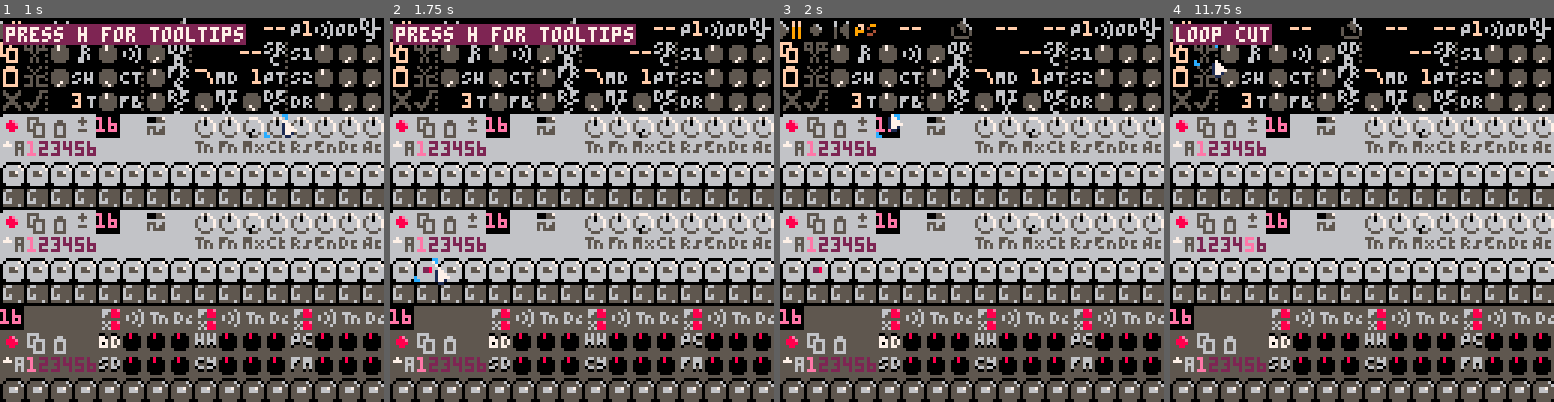
Above: before the commit, frames 1-4 (left to right).
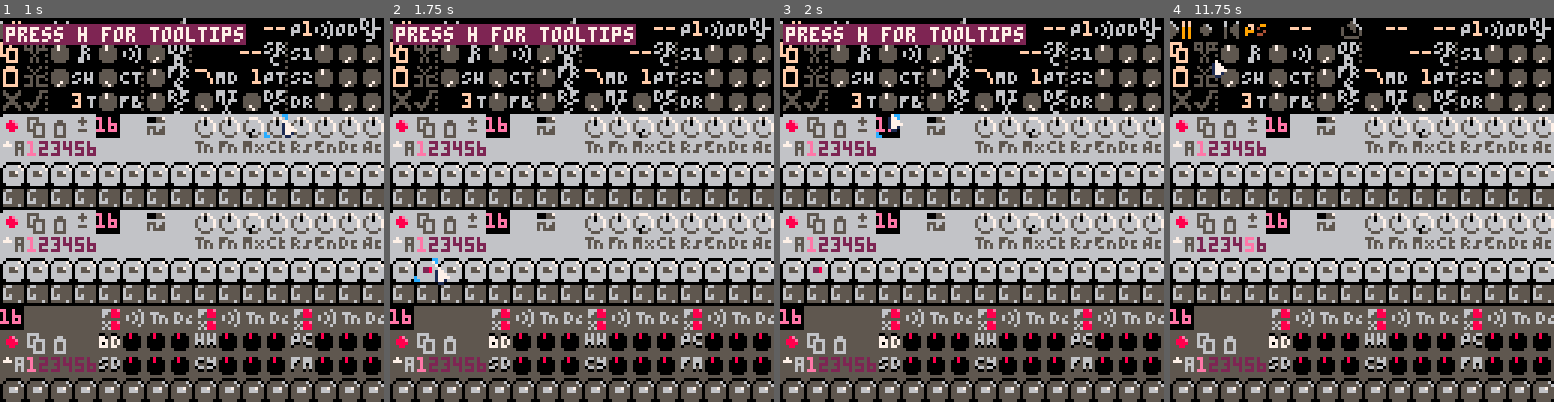
Above: after the commit, the same moments.

Repository: luchak/rp8
Game: PICO-8 cartridge rp8.p8
The game is run twice, just before and just after one commit, with the same random seed, the same clock (stepped at 60 frames per second) and the same inputs.
Inputs (mouse positions are in pixels of both pictures, inside the frame that each line leads up to):
- Up to frame 1 (1 s): click (280, 121) at 0.67 s
- Up to frame 2 (1.75 s): click (436, 267) at 1.22 s
- Up to frame 3 (2 s): click (887, 114) at 1.77 s
- Up to frame 4 (11.75 s): hold Up 2.15-2.42 s; click (1342, 259) at 2.32 s; click (1404, 106) at 2.87 s; click (1465, 256) at 3.42 s; hold Down 3.63-3.97 s; click (1231, 102) at 3.97 s; click (1292, 248) at 4.52 s; hold Up 4.73-5.03 s; click (1354, 94) at 5.07 s; click (1419, 244) at 5.62 s; hold Down 5.73-6.03 s; click (1481, 90) at 6.17 s; click (1246, 236) at 6.72 s; hold Up 7.18-7.45 s; click (1308, 83) at 7.27 s; click (1369, 229) at 7.82 s; click (1434, 79) at 8.37 s; hold Down 8.67-9 s; click (1496, 225) at 8.92 s; click (1258, 71) at 9.47 s; hold Up 9.77-10.07 s; click (1323, 217) at 10.02 s; click (1385, 64) at 10.57 s; hold Down 10.77-11.07 s; click (1450, 213) at 11.12 s; click (1212, 60) at 11.67 s

Frames 1-2 are identical in both runs. In frame 3, 3.5% of the frame differs, in the area x 0-65%, y 1-8%; in frame 4, 1.4%.

Commit message:
UI bugfixing

Diff:
--- a/rp8.p8
+++ b/rp8.p8
@@ -32,7 +32,7 @@
 (set show_help true)
 (set toggle_help (fn ()
  (set show_help (not $show_help))
- (set_toast (trn $show_help "tooltips on" "press h for tooltips") 90)
+ (set_toast (trn $show_help "tooltips on" "press h for tooltips") 120)
  (menuitem 4 (trn $show_help "hide tooltips" "show tooltips") $toggle_help)
 ))
 (set audio_rec false)
--- a/state.lua
+++ b/state.lua
@@ -127,6 +127,7 @@
  end
 
  function s:toggle_song_mode()
+  if (self.song_mode) self.tl:clear_overrides()
   self.song_mode=not self.song_mode
   self:stop_playing()
   load_bar()
@@ -212,10 +213,10 @@
   self:stop_playing()
   local n=#copy_buf_seq
   if self.song_mode then
-   set_toast("pasted into loop")
+   set_toast("loop pasted into")
    self.tl:paste_seq(copy_buf_seq)
   else
-   set_toast("pasted into pattern")
+   set_toast("pattern pasted into")
    self.pat_patch=dec_bytes(copy_buf_seq[1].t0)
   end
   load_bar()
--- a/ui.lua
+++ b/ui.lua
@@ -84,7 +84,7 @@
 
   -- draw changed widgets
   for id,w in pairs(self.visible) do
-   local ns=w.get_sprite(state)
+   local ns=w:get_sprite(state)
    if ns!=self.sprites[id] or w==self.focus or w==self.old_focus then
     self.sprites[id]=ns
     local w,sp=self.widgets[id],self.sprites[id]
@@ -122,7 +122,7 @@
   end
 
   -- store rows behind mouse and draw mouse
-  local tt_my=mid(0,my,122)
+  local tt_my=mid(0,my,121)
   local next_off=tt_my<<6
   memcpy(0x9000+next_off,0x6000+next_off,448)
   local hover=self.hover
@@ -153,6 +153,7 @@
 
   local focus=self.focus
   local new_focus=self.focus
+  new_focus=trn(new_focus and new_focus.active,new_focus,nil)
 
   if click>0 then
    if focus and click==self.last_click then
@@ -190,7 +191,7 @@
  local offset=sp0-nt0
  return {
   x=x,y=y,drag_amt=0.05,tt='note (drag)',
-  get_sprite=function(state)
+  get_sprite=function(self,state)
    return offset+state:get_ui_pat(syn)[key][step]
   end,
   input=function(self,state,b)
@@ -204,7 +205,7 @@
  local n=#sprites
  return {
   x=x,y=y,tt=tt,drag_amt=0.01,
-  get_sprite=function(state)
+  get_sprite=function(self,state)
    local val=get(state)
    return sprites[val>0 and val or #sprites]
   end,
@@ -225,7 +226,7 @@
  local n=#sprites-1
  return {
   x=x,y=y,tt='step edit',click_act=true,
-  get_sprite=function(state)
+  get_sprite=function(self,state)
    if (state.playing and state:get_ptick(syn)==step) return sprites[n+1]
    local v=state:get_ui_pat(syn).st[step]
    return sprites[v-63]
@@ -242,7 +243,7 @@
  bins-=0x0.0001
  return {
   x=x,y=y,tt=tt,drag_amt=0.33,
-  get_sprite=function(state)
+  get_sprite=function(self,state)
    return s0+(get(state)>>7)*bins
   end,
   input=function(self,state,b)
@@ -255,7 +256,7 @@
 function toggle_new(x,y,s_off,s_on,tt,get,set)
  return {
   x=x,y=y,click_act=true,tt=tt,
-  get_sprite=function(state)
+  get_sprite=function(self,state)
    return trn(get(state),s_on,s_off)
   end,
   input=function(self,state)
@@ -267,7 +268,7 @@
 function multitoggle_new(x,y,states,tt,get,set)
  return {
   x=x,y=y,click_act=true,tt=tt,
-  get_sprite=function(state)
+  get_sprite=function(self,state)
    return states[get(state)+1]
   end,
   input=function(self,state,b)
@@ -291,7 +292,7 @@
 function radio_btn_new(x,y,val,s_off,s_on,tt,get,set)
  return {
   x=x,y=y,tt=tt,click_act=true,
-  get_sprite=function(state)
+  get_sprite=function(self,state)
    return trn(get(state)==val,s_on,s_off)
   end,
   input=function(self,state)
@@ -306,7 +307,7 @@
  local ret_prefix=pib..','..c_bg..','
  return {
   x=x,y=y,tt='pattern select',w=1,click_act=true,
-  get_sprite=function(state)
+  get_sprite=function(self,state)
    local bank,pending=get_bank(state),get_pat(state)
    local pat=state.pat_status[syn].idx
    local val=bank*bank_size-bank_size+pib
@@ -325,7 +326,7 @@
 function number_new(x,y,w,tt,get,input)
  return {
   x=x,y=y,w=w,drag_amt=0.05,tt=tt,
-  get_sprite=function(state)
+  get_sprite=function(self,state)
    return tostr(get(state))..',0,15'
   end,
   input=function(self,state,b) input(state,b) end
@@ -334,12 +335,12 @@
 
 function wrap_override(w,s_override,get_not_override,override_active)
  local get_sprite=w.get_sprite
- w.get_sprite=function(state)
+ w.get_sprite=function(self,state)
   if get_not_override(state) then
-   w.active=true
-   return get_sprite(state)
+   self.active=true
+   return get_sprite(self,state)
   else
-   w.active=override_active
+   self.active=false
    return s_override
   end
  end
